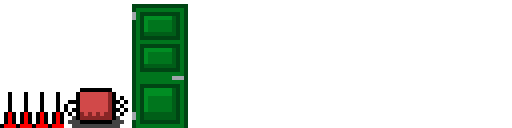
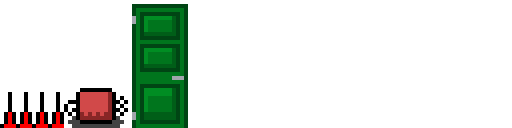
Two versions of the same layered image (512x128). Layer-by-layer changes:
painted on "Layer 1" over left=132, top=12, right=136, bottom=24
